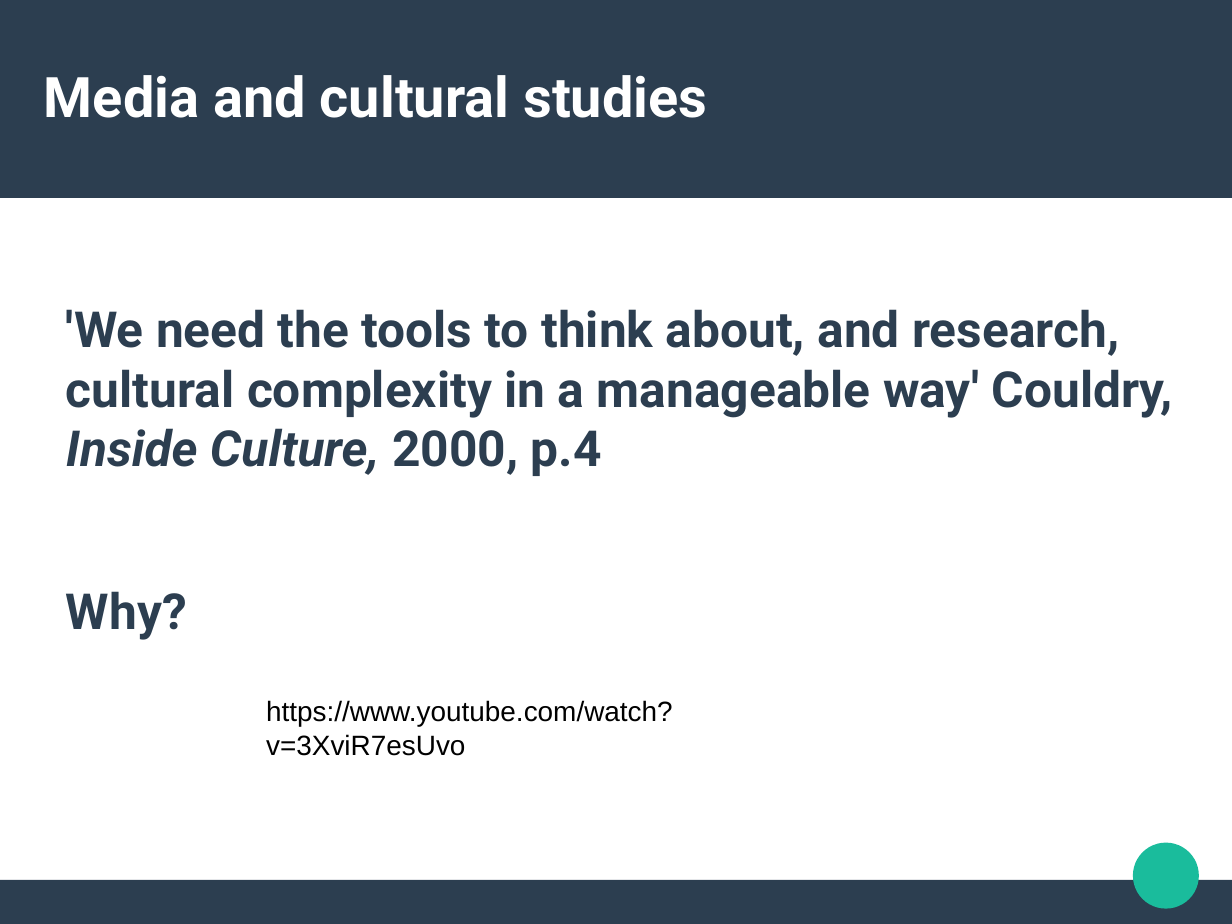
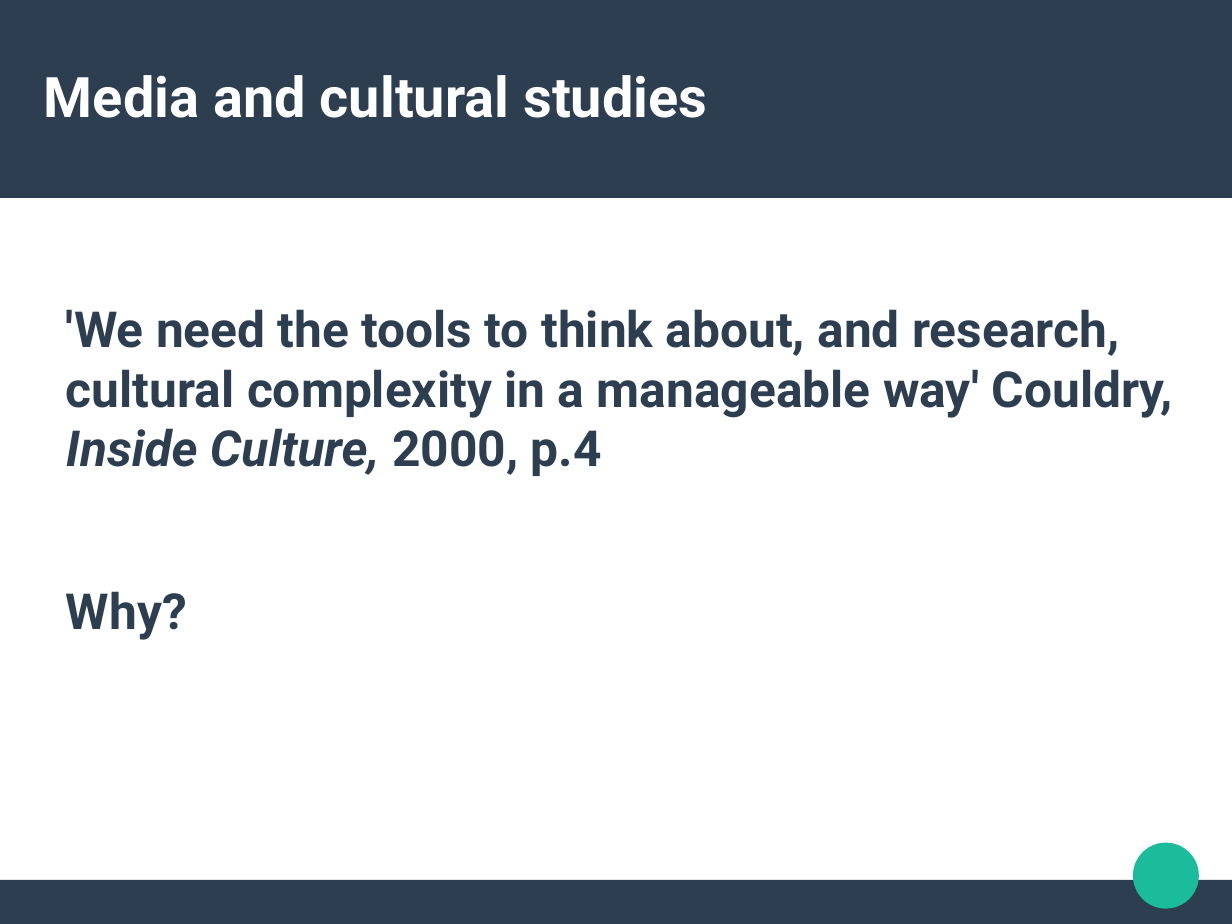
Before and after one commit to rian39/socl923, a slide deck: slide 2 of lectures/week8.odp. Drawn at 1232x924 pixels with LibreOffice and Linux fonts; fonts in the diff are those of the drawing. Boxes give left, top, right and bottom in pixels: in the first picture for what was removed or moved away, otherwise in the second. Text is boxed around its words. In the diff, an @@ line names an element or a change of style, - is before the commit and + after.

```diff
--- a/lectures/week8.odp
+++ b/lectures/week8.odp
@@ text removed at (266,700,673,756) @@
-https://www.youtube.com/watch?v=3XviR7esUvo
```
Also in this commit, not shown: 9 other slides changed, 3 slides added, 2 slides removed, 2 other files.
